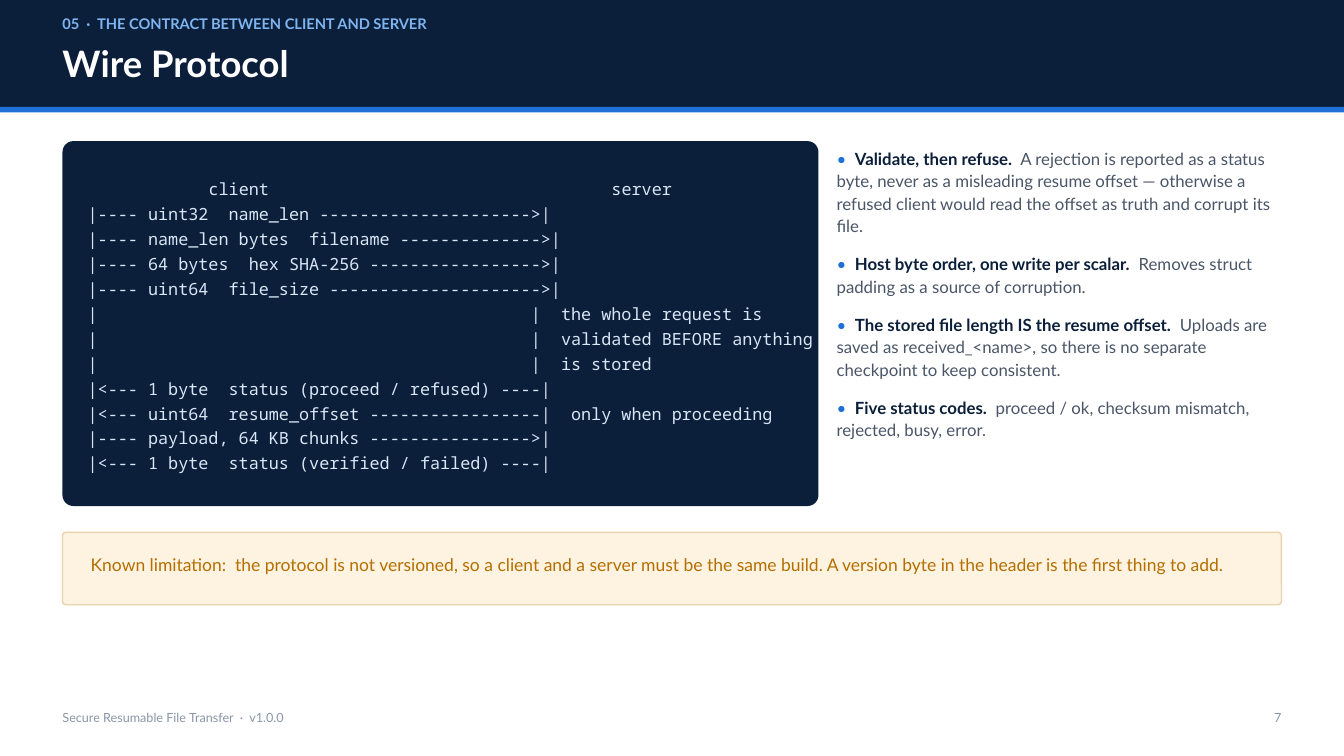
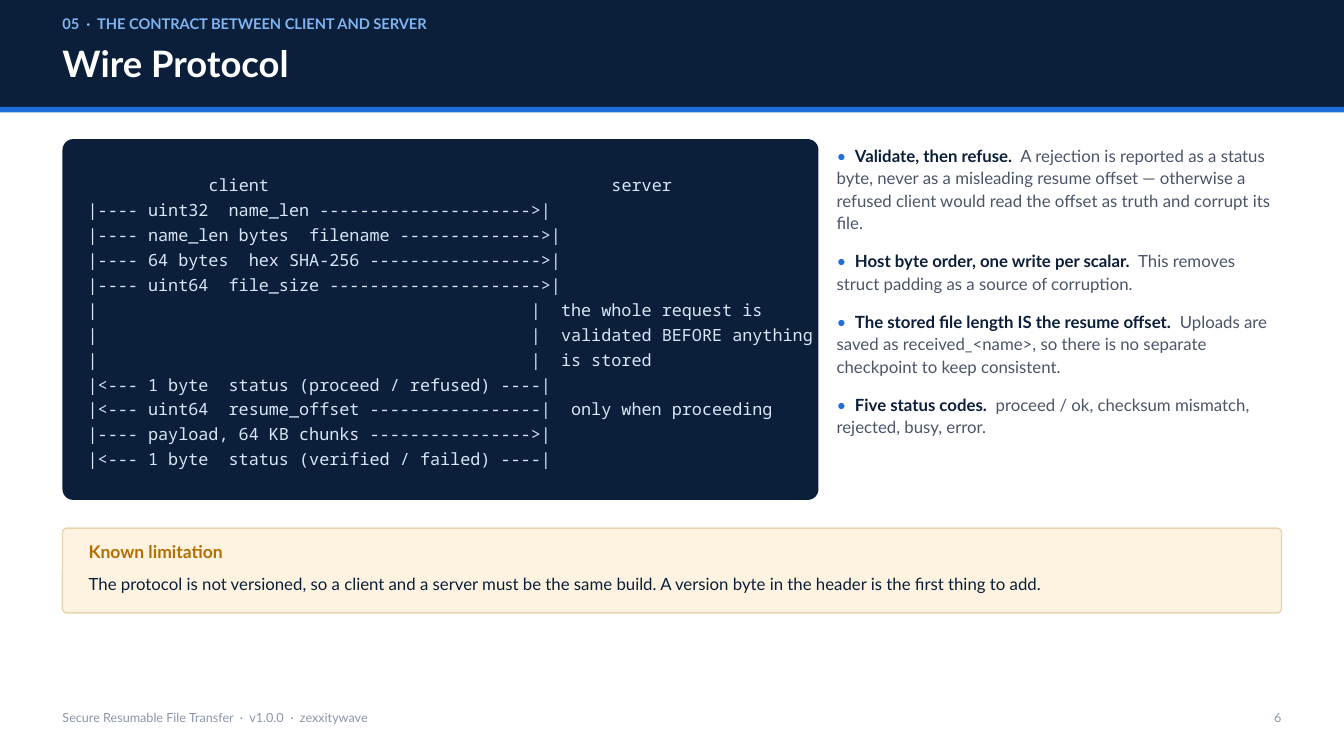
Before and after one commit to zexxitywave/File-transfer-, a slide deck: slide 6 of presentation/Secure-Resumable-File-Transfer.pptx (slide 7 before the commit). Drawn at 1344x756 pixels with LibreOffice and Linux fonts; fonts in the diff are those of the drawing. Boxes give left, top, right and bottom in pixels: in the first picture for what was removed or moved away, otherwise in the second. Text is boxed around its words. In the diff, an @@ line names an element or a change of style, - is before the commit and + after.

```diff
--- a/presentation/Secure-Resumable-File-Transfer.pptx
+++ b/presentation/Secure-Resumable-File-Transfer.pptx
@@ rounded rectangle "client server": place and size @@
-rounded rectangle "client server" at <box>63,141,819,506</box>
+rounded rectangle "client server" at <box>63,139,819,500</box>
@@ text at <box>837,254,1235,293</box>: text changed @@
-• Host byte order, one write per scalar. Removes struct padding as a source of corruption.
+• Host byte order, one write per scalar. This removes struct padding as a source of corruption.
@@ rounded rectangle: place and size @@
-rounded rectangle at <box>63,532,1281,605</box>
+rounded rectangle at <box>63,528,1281,613</box>
@@ text added at <box>89,545,222,558</box>, 12.5 pt, text #B56E00, bold @@
+Known limitation
@@ text at <box>89,577,1041,593</box>: text changed; size 12.5 to 12 pt; text colour #B56E00 to #0B1F3A @@
-Known limitation: the protocol is not versioned, so a client and a server must be the same build. A version byte in the header is the first thing to add.
+The protocol is not versioned, so a client and a server must be the same build. A version byte in the header is the first thing to add.
@@ text at <box>62,713,368,724</box>: text changed @@
-Secure Resumable File Transfer · v1.0.0
+Secure Resumable File Transfer · v1.0.0 · zexxitywave
@@ text at <box>1274,713,1281,722</box>: text changed @@
-7
+6
```
Also in this commit, not shown: 15 other slides changed, 6 slides removed, 2 other files.
